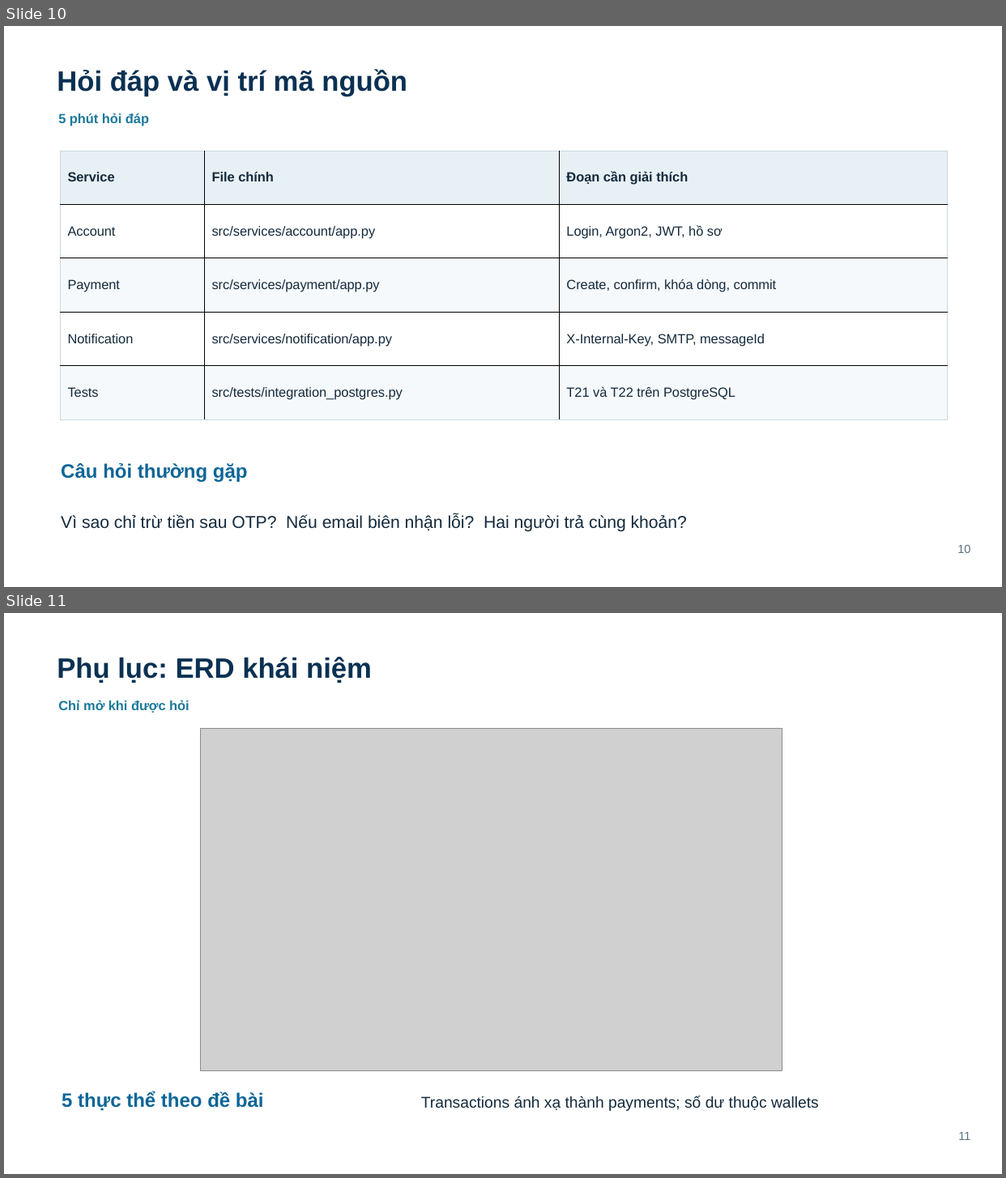
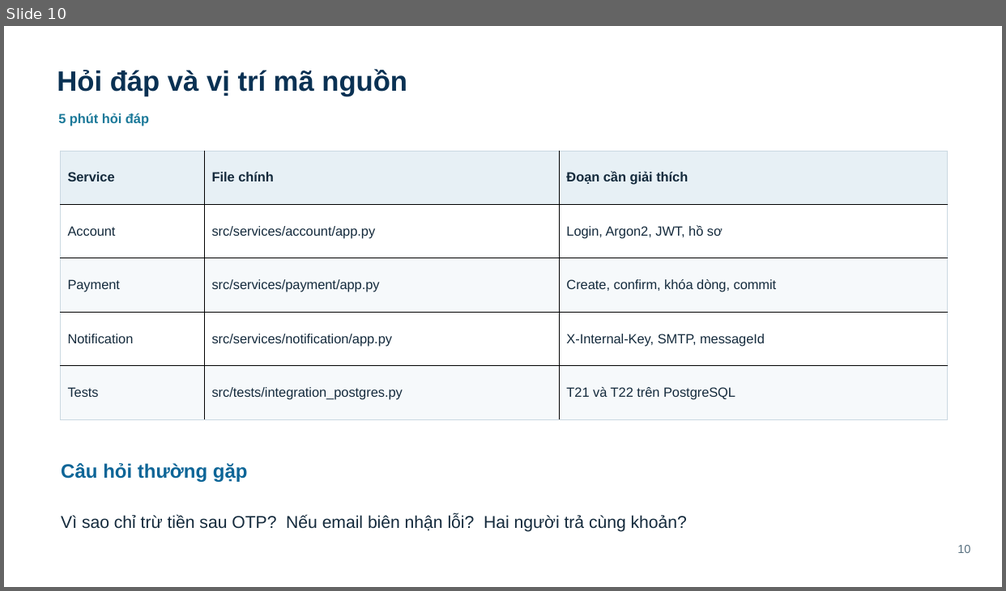
Before and after one commit to thinh170405/tdtu-ibanking-tuition-payment, a slide deck: bao-cao/slides/ibanking-thuyet-trinh-giua-ky-vi.pptx. Shown one above the other, each under a label of ours: slides 10 and 11 before the commit, slide 10 after it. The pictures are 1006x1178 and 1006x591 pixels, drawn with LibreOffice and Linux fonts; fonts in the diff are those of the drawing; grey boxes stand for pictures. Boxes give left, top, right and bottom in pixels: in the first picture for what was removed or moved away, otherwise in the second. Text is boxed around its words. In the diff, an @@ line names an element or a change of style, - is before the commit and + after.

```diff
--- a/bao-cao/slides/ibanking-thuyet-trinh-giua-ky-vi.pptx
+++ b/bao-cao/slides/ibanking-thuyet-trinh-giua-ky-vi.pptx
@@ slide 11 removed at box(4, 613, 1002, 1174), background #FFFFFF @@
@@ text removed at box(57, 657, 372, 683) @@
-Phụ lục: ERD khái niệm
@@ text removed at box(58, 700, 189, 713) @@
-Chỉ mở khi được hỏi
@@ picture removed at box(200, 728, 782, 1071) @@
@@ text removed at box(62, 1092, 264, 1111) @@
-5 thực thể theo đề bài
@@ text removed at box(421, 1096, 819, 1111) @@
-Transactions ánh xạ thành payments; số dư thuộc wallets
@@ text removed at box(958, 1132, 970, 1140) @@
-11
```
Also in this commit, not shown: 2 slides changed.
